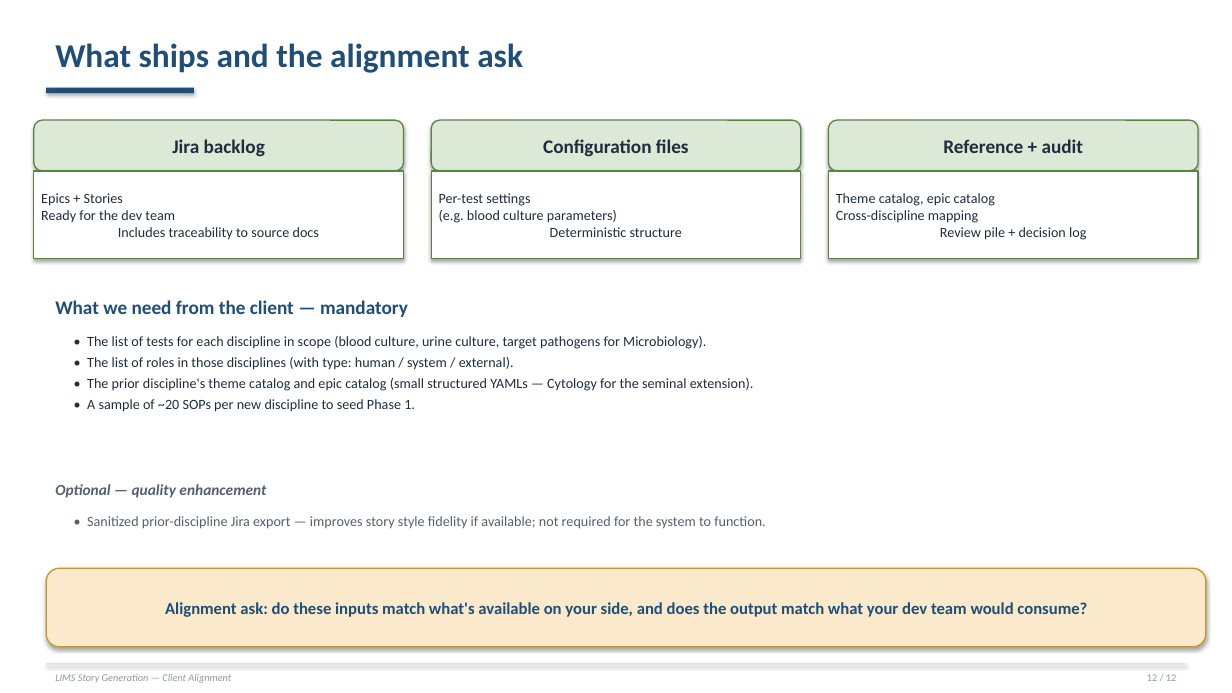
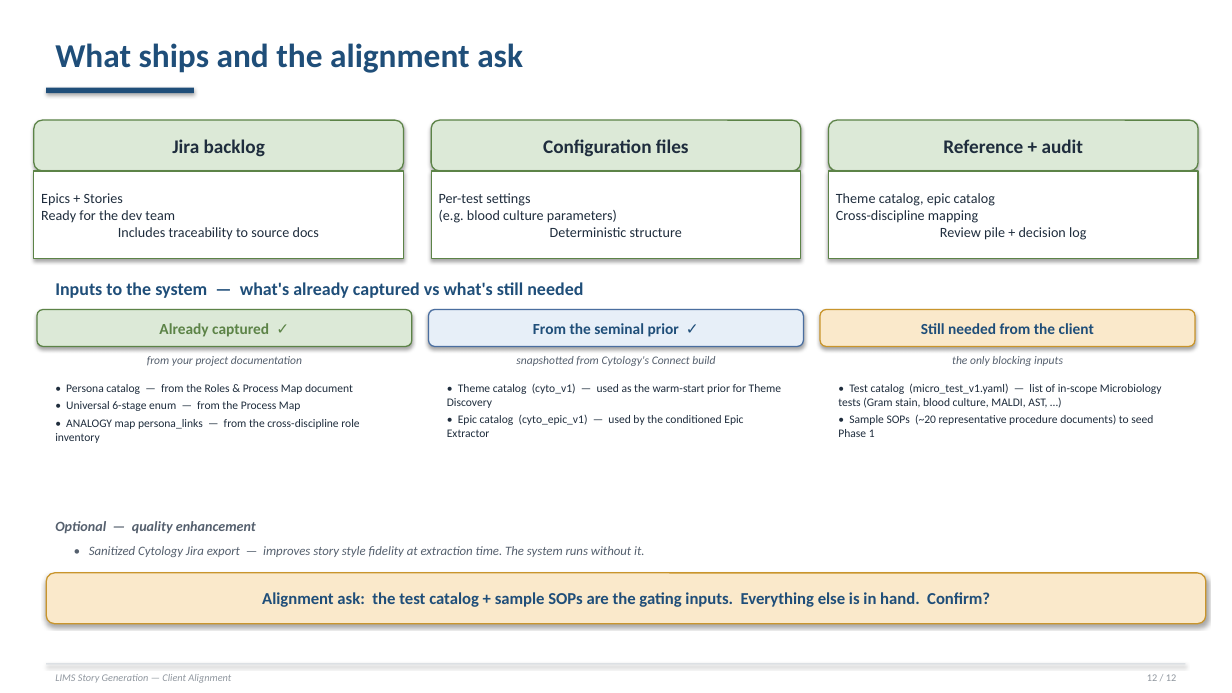
Before and after one commit to Rajneesh-Tiwari/LabReq_agent, a slide deck: slide 12 of client_alignment_deck.pptx. Drawn at 1232x693 pixels with LibreOffice and Linux fonts; fonts in the diff are those of the drawing. Boxes give left, top, right and bottom in pixels: in the first picture for what was removed or moved away, otherwise in the second. Text is boxed around its words. In the diff, an @@ line names an element or a change of style, - is before the commit and + after.

```diff
--- a/client_alignment_deck.pptx
+++ b/client_alignment_deck.pptx
@@ text at box(55, 282, 583, 298): text changed; size 15 to 14 pt @@
-What we need from the client — mandatory
+Inputs to the system — what's already captured vs what's still needed
@@ rounded rectangle added at box(37, 310, 412, 347), fill #DCE9D7, outline #5C8347 1 pt, 12 pt, text #5C8347, bold @@
+Already captured ✓
@@ rounded rectangle added at box(429, 310, 804, 347), fill #E7EFF8, outline #4A6EA0 1 pt, 12 pt, text #1F4E79, bold @@
+From the seminal prior ✓
@@ rounded rectangle added at box(821, 310, 1196, 347), fill #FAE9CB, outline #C9952C 1 pt, 12 pt, text #1F4E79, bold @@
+Still needed from the client
@@ text removed at box(87, 336, 754, 412) @@
-• The list of tests for each discipline in scope (blood culture, urine culture, target pathogens for Microbiology).
-• The list of roles in those disciplines (with type: human / system / external).
-• The prior discipline's theme catalog and epic catalog (small structured YAMLs — Cytology for the seminal extension).
-• A sample of ~20 SOPs per new discipline to seed Phase 1.
@@ text added at box(147, 356, 302, 366), 9 pt, text #55606E, italic @@
+from your project documentation
@@ text added at box(516, 356, 715, 366), 9 pt, text #55606E, italic @@
+snapshotted from Cytology's Connect build
@@ text added at box(952, 356, 1063, 366), 9 pt, text #55606E, italic @@
+the only blocking inputs
@@ text added at box(55, 384, 359, 443), 9 pt, text #1F2D3D @@
+• Persona catalog — from the Roles & Process Map document
+• Universal 6-stage enum — from the Process Map
+• ANALOGY map persona_links — from the cross-discipline role inventory
@@ text added at box(447, 383, 781, 437), 9 pt, text #1F2D3D @@
+• Theme catalog (cyto_v1) — used as the warm-start prior for Theme Discovery
+• Epic catalog (cyto_epic_v1) — used by the conditioned Epic Extractor
@@ text added at box(838, 383, 1162, 437), 9 pt, text #1F2D3D @@
+• Test catalog (micro_test_v1.yaml) — list of in-scope Microbiology tests (Gram stain, blood culture, MALDI, AST, …)
+• Sample SOPs (~20 representative procedure documents) to seed Phase 1
@@ text "Optional — quality enhancement": place and size @@
-text "Optional — quality enhancement" at box(55, 484, 266, 498)
+text "Optional — quality enhancement" at box(55, 521, 256, 533)
@@ text "Optional — quality enhancement" at box(55, 521, 256, 533): size 12 to 11 pt @@
@@ rounded rectangle removed at box(46, 568, 1206, 647) @@
-Alignment ask: do these inputs match what's available on your side, and does the output match what your dev team would consume?
@@ text at box(89, 546, 644, 557): text changed; size 11 to 10 pt; italic on @@
-• Sanitized prior-discipline Jira export — improves story style fidelity if available; not required for the system to function.
+• Sanitized Cytology Jira export — improves story style fidelity at extraction time. The system runs without it.
@@ rounded rectangle added at box(46, 573, 1206, 624), fill #FAE9CB, outline #C9952C 1 pt, 13 pt, text #1F4E79, bold @@
+Alignment ask: the test catalog + sample SOPs are the gating inputs. Everything else is in hand. Confirm?
```
Also in this commit, not shown: 1 other slide changed, 1 other file.
